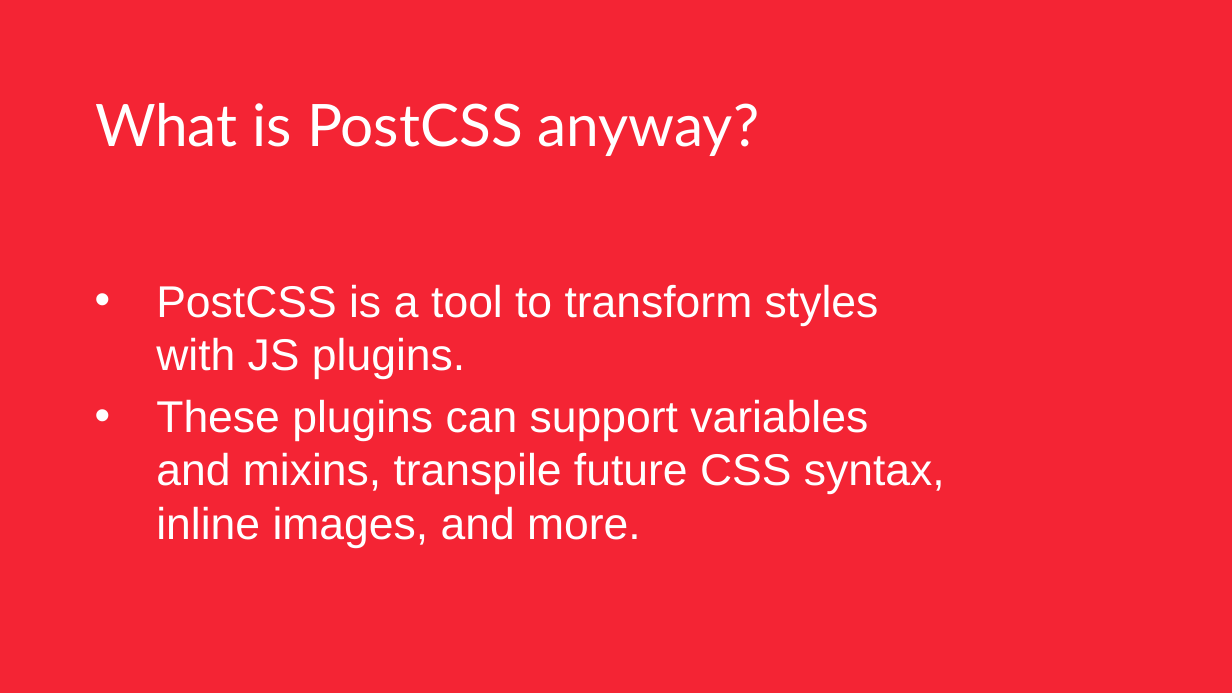
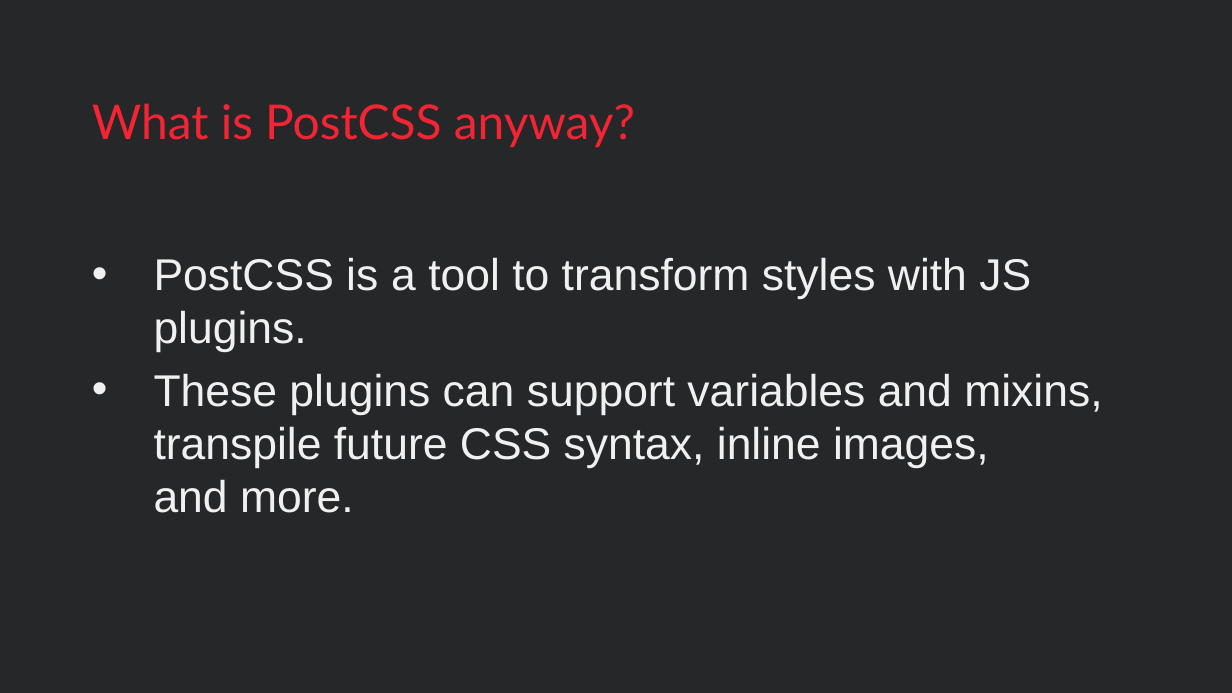
Before and after one commit to mihaeltomic/postcss-presentation, a slide deck: slide 2 of PostCSS.pptx. Drawn at 1232x693 pixels with LibreOffice and Linux fonts; fonts in the diff are those of the drawing; background and template pictures are left out. Boxes give left, top, right and bottom in pixels: in the first picture for what was removed or moved away, otherwise in the second. Text is boxed around its words. In the diff, an @@ line names an element or a change of style, - is before the commit and + after.

```diff
--- a/PostCSS.pptx
+++ b/PostCSS.pptx
@@ rectangle at bbox=[0, 0, 1232, 692]: fill #F42434 to #262729 @@
@@ title "What is PostCSS anyway?" at bbox=[92, 103, 635, 148]: size 34.2 to 28 pt, text colour #FFFFFF to #F42434 @@
@@ text "PostCSS is a tool to ...": place and size @@
-text "PostCSS is a tool to ..." at bbox=[156, 284, 945, 548]
+text "PostCSS is a tool to ..." at bbox=[154, 257, 1102, 513]
@@ text "PostCSS is a tool to ..." at bbox=[154, 257, 1102, 513]: text colour #FFFFFF to #F0F0F0 @@
```
Also in this commit, not shown: 4 other slides changed.
